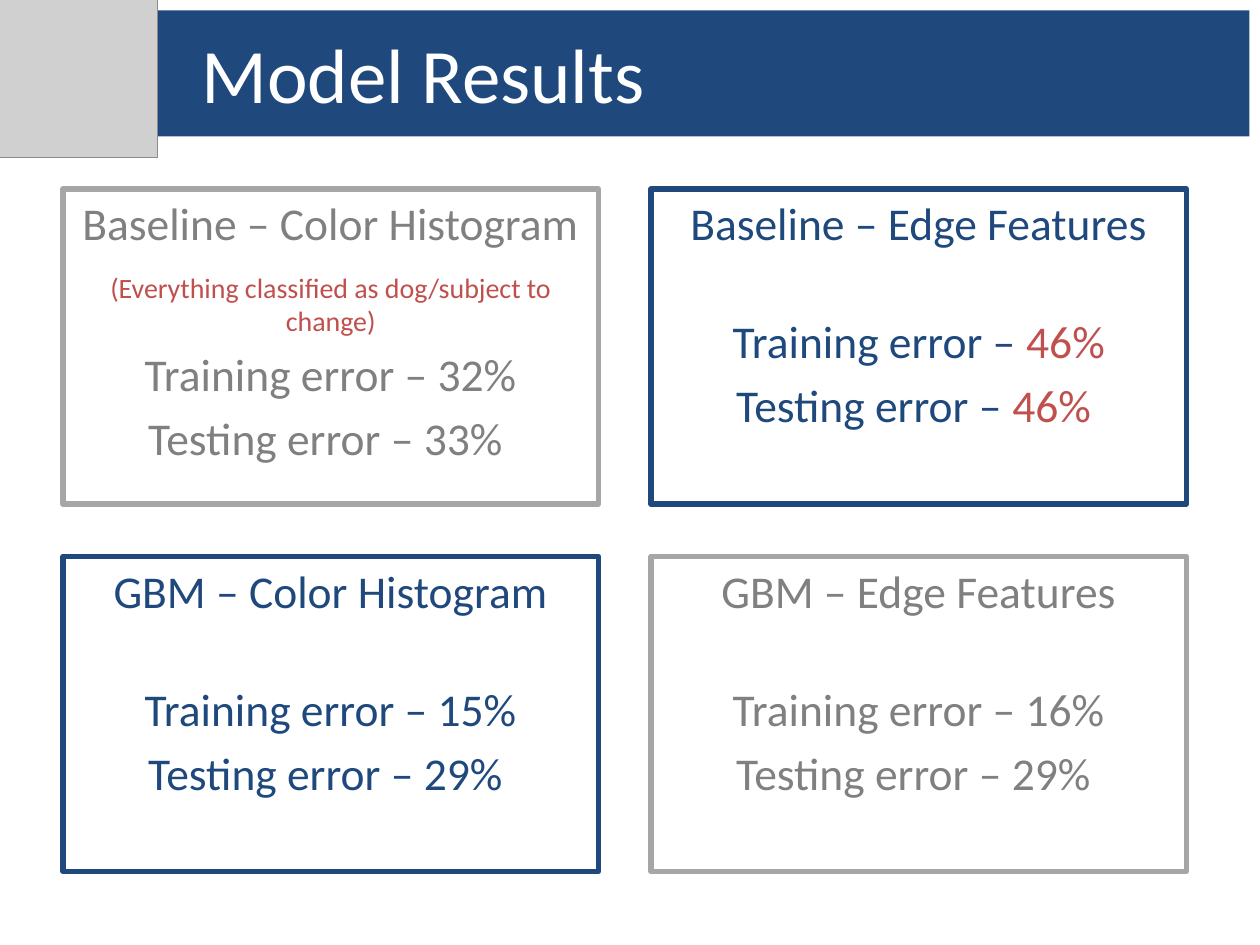
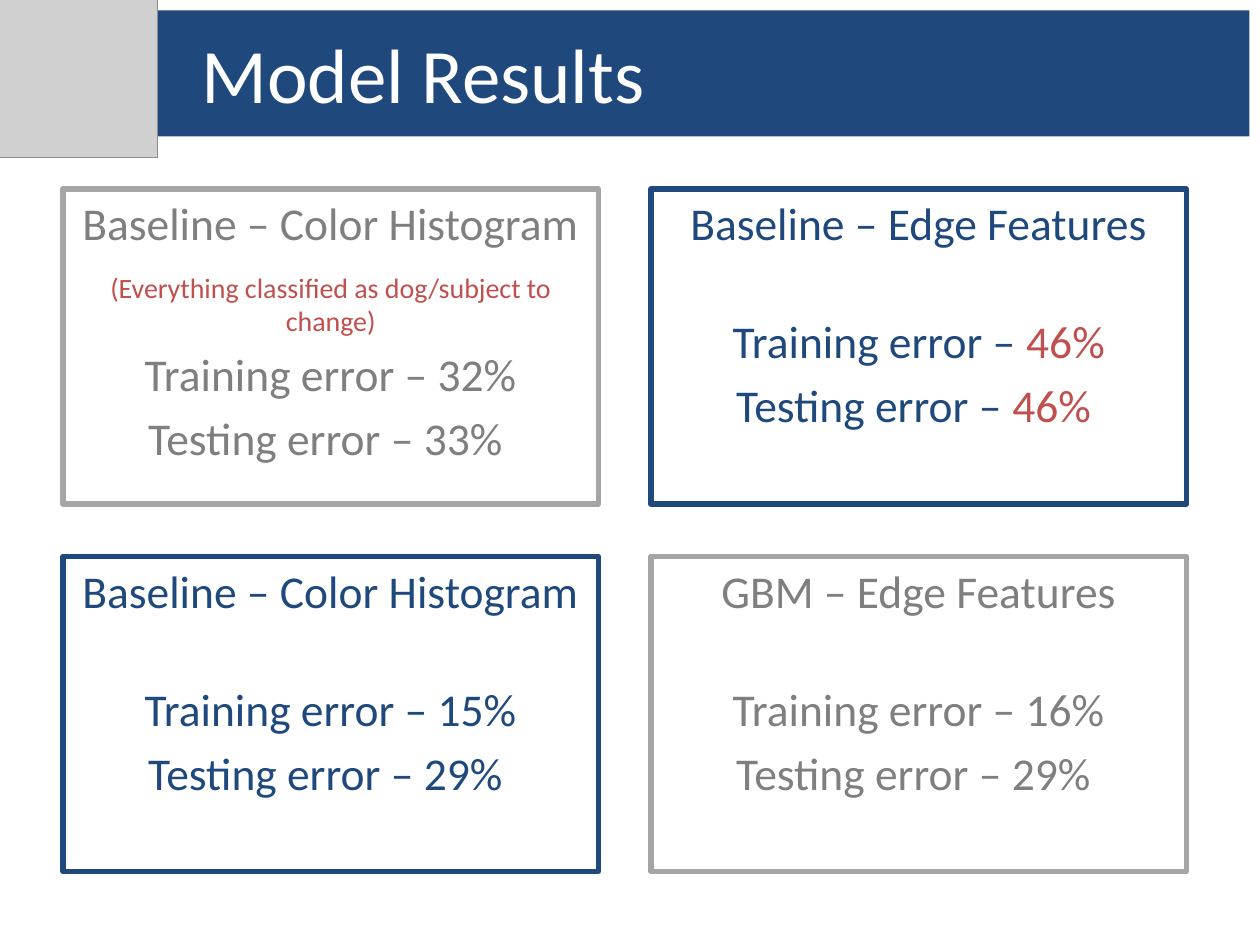
Before and after one commit to yueshengu/Predict-cats-and-dogs, a slide deck: slide 8 of Project3Group9.pptx. Drawn at 1260x945 pixels with LibreOffice and Linux fonts; fonts in the diff are those of the drawing; grey boxes stand for pictures. Boxes give left, top, right and bottom in pixels: in the first picture for what was removed or moved away, otherwise in the second. Text is boxed around its words. In the diff, an @@ line names an element or a change of style, - is before the commit and + after.

```diff
--- a/Project3Group9.pptx
+++ b/Project3Group9.pptx
@@ text in rectangle at (82, 576, 578, 616): text changed @@
-GBM – Color Histogram
+Baseline – Color Histogram
```
Also in this commit, not shown: 8 other slides changed.
